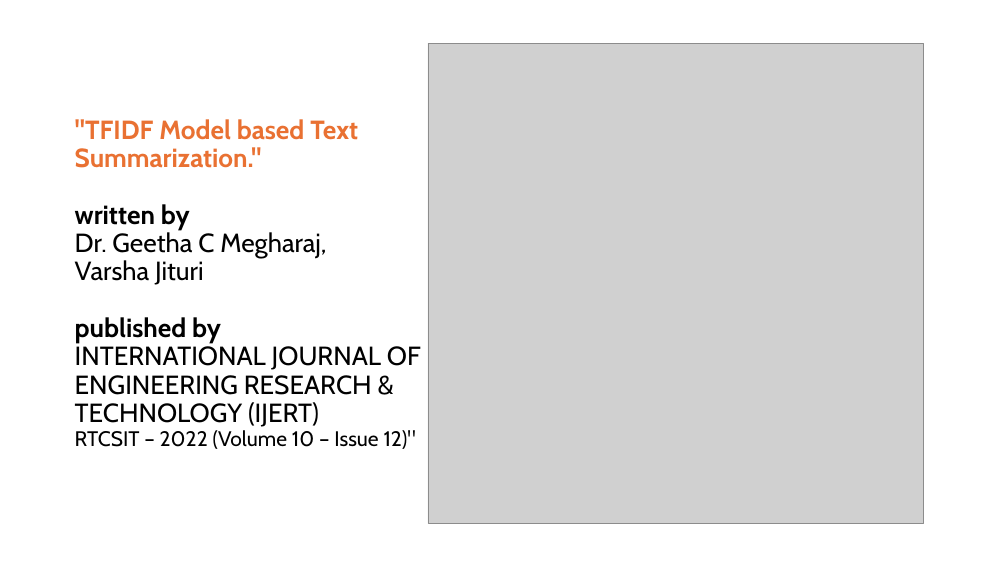
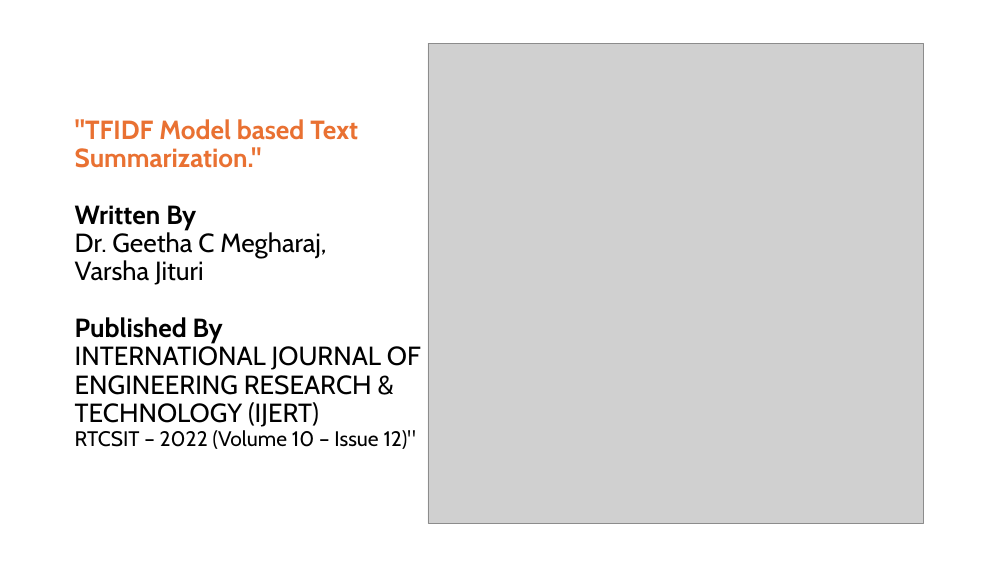
Before and after one commit to rayan2162/extractive_text_summarization_using_TF-IDF, a slide deck: slide 21 of presentation/Final_Presentation.pptx (slide 20 before the commit). Drawn at 1008x567 pixels with LibreOffice and Linux fonts; fonts in the diff are those of the drawing; grey boxes stand for pictures. Boxes give left, top, right and bottom in pixels: in the first picture for what was removed or moved away, otherwise in the second. Text is boxed around its words. In the diff, an @@ line names an element or a change of style, - is before the commit and + after.

```diff
--- a/presentation/Final_Presentation.pptx
+++ b/presentation/Final_Presentation.pptx
@@ title at (75,119,421,449): text changed @@
-"TFIDF Model based Text Summarization."
-written by
-Dr. Geetha C Megharaj,
-Varsha Jituri
-published by
-INTERNATIONAL JOURNAL OF ENGINEERING RESEARCH & TECHNOLOGY (IJERT)
-RTCSIT – 2022 (Volume 10 – Issue 12)"
+"TFIDF Model based Text Summarization."
+Written By
+Dr. Geetha C Megharaj,
+Varsha Jituri
+Published By
+INTERNATIONAL JOURNAL OF ENGINEERING RESEARCH & TECHNOLOGY (IJERT)
+RTCSIT – 2022 (Volume 10 – Issue 12)"
```
Also in this commit, not shown: 2 slides added.
